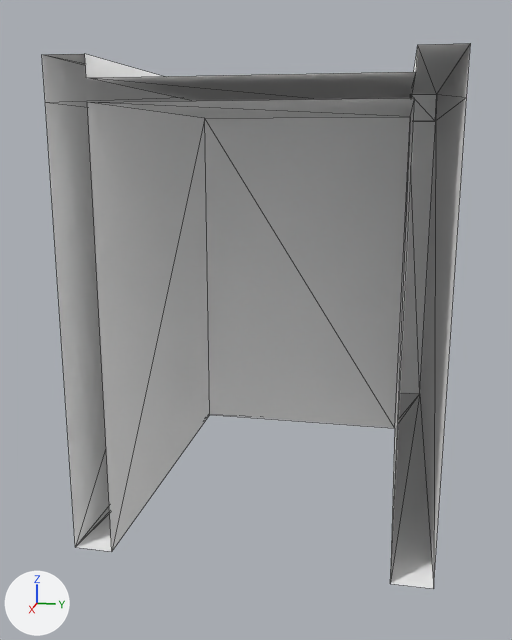
What one commit did to the FBX model Assets/Models/Environment/traintunnel.fbx.
Rendered twice from a 50 mm camera at (14.46, 1.65, 5.04) aimed at (3.58, -0.53, 2.32). The axes (+X, +Y, +Z) are drawn at lower left. The lights are the same throughout. Mesh edges are drawn as thin lines. Where no turn or scale is listed for an object, it has been applied to the vertices.

Objects in the first picture: 'tunnel'.
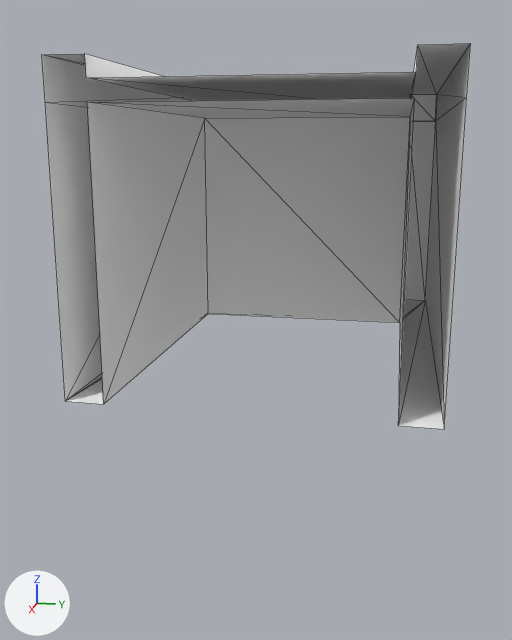
The newer file is also rescaled (x1.77), turned or shifted as a whole; pictures and numbers use the older file's frame.

Pixel boxes (x1, y1, x2, y2) of what changed, in the pictures (512 x 640 px; the box of a moved part takes in the faces that stretch with it):
'tunnel', reshaped (29% shorter): before (42, 43, 471, 589); after (42, 43, 471, 429)
part 1 of me_mesh, moved or reshaped: before (61, 118, 453, 589); after (61, 118, 453, 429)

The change in detail:
me_mesh has 40 vertices, 64 faces and spans x -0.25..6.86, y -2.25..2.25, z 0.0..6.0.
me_mesh is used by ob_tunnel; location (0.0, 0.0, 0.0).
me_mesh part 1: all 12 vertices in x 0.0..6.86, y -2.25..2.25, z 0.0 are moved by (0.0, 0.0, 2.0).
